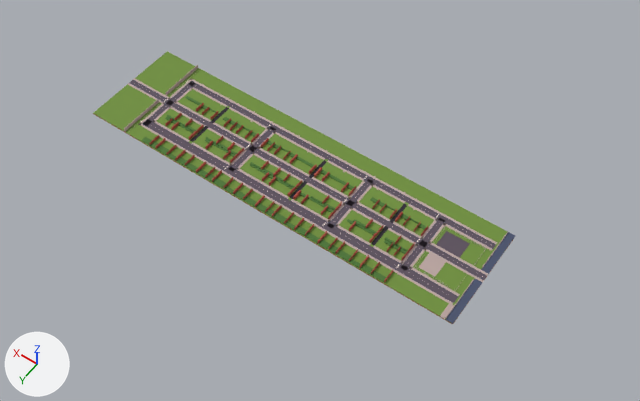
Before and after pictures for a commit that changed the glTF model public/assets/layouts/D-CORRIDOR.base.glb.
Camera for both pictures: a 50 mm camera at (-278.0, 352.0, 536.0) aimed at (-29.0, 3.0, -13.0). The lights are fixed; the arrows at lower left show +X, +Y and +Z. The picture after the commit comes second. Where no turn or scale is listed for an object, it has been applied to the vertices. Vertices at exactly the same position are counted once.

Objects in the first picture: 'pal_asphalt', 'pal_brick', 'pal_denim', 'pal_foliageDark', 'pal_grass', 'pal_sidewalk', 'pal_uiDark', 'pal_woodWarm' and 2 more.
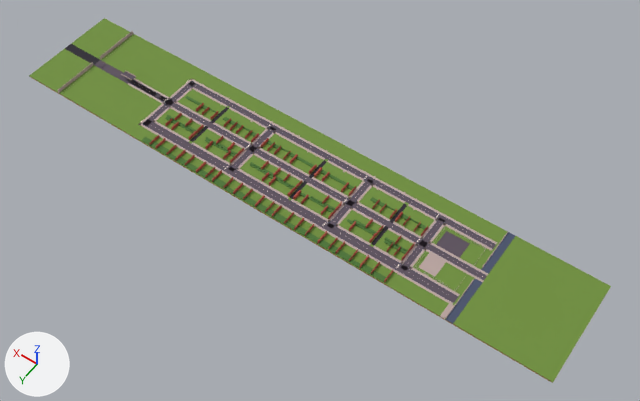
Where the newer file only moved an object's origin or applied its transform, the numbers keep the older frame.

The edits, one by one:
me_cube_009 is used by ob_pal_asphalt; location (0.0, 0.5, 0.0); scale (172.0, 172.0, 172.0).
me_cube_009 had 180 vertices, 344 faces and spanned x -1.0..1.0, y -0.18..0.18, z 0.0.
me_cube_009 now has 900 vertices, 1664 faces and spans x -1.0..1.0, y -0.16..0.16, z -0.01..0.01.
me_cube_009 part 1: the loose piece of 24 vertices spanning x -1.0..1.0, y -0.02..0.01, z 0.0 is scaled about its middle by (0.896, 0.895, 0.93), then moved by (-0.1, 0.0, -0.01).
me_cube_009 part 2: the loose piece of 24 vertices spanning x 0.22..0.25, y -0.17..0.16, z 0.0 is copied, and the copy is scaled about its middle by (2.14, 0.0725, 5.66), then moved by (0.57, 0.0, 0.01); it spans x 0.77..0.83, y -0.01..0.01, z 0.01.
me_cube_009 part 3: the loose piece of 24 vertices spanning x 0.22..0.25, y -0.17..0.16, z 0.0 is copied, and the copy is scaled about its middle by (15.1, 0.128, 0.693), then moved by (0.55, 0.0, -0.01); it spans x 0.56..1.0, y -0.02..0.02, z -0.01.
Other edits to the shape of me_cube_009 do not show in these pictures.
me_cube_002 is used by ob_pal_grass; location (0.0, 0.0, -0.1).
me_cube_002 had 24 vertices, 44 faces and spanned x -172.0..172.0, y -46.0..46.0, z 0.0.
me_cube_002 now has 24 vertices, 44 faces and spans x -248.0..248.0, y -46.0..46.0, z 0.0.
me_cube_002 part 4: the whole mesh is scaled about its middle by (1.44, 1, 1.02).
me_cube_010 is used by ob_pal_sidewalk; location (0.0, 0.0, 1.7).
me_cube_010 had 4584 vertices, 8628 faces and spanned x -172.0..172.0, y -46.0..46.0, z -2.0..2.0.
me_cube_010 now has 4632 vertices, 8716 faces and spans x -172.0..213.0, y -46.0..46.0, z -2.0..5.0.
me_cube_010 part 5: 2400 vertices moved from x 136.0..137.0, y -46.0..46.0, z -2.0..2.0 to x 212.0..213.0, y -46.0..46.0, z -2.0..2.0.
Other edits to the shape of me_cube_010 do not show in these pictures.
me_cube_409 is used by ob_pal_uidark; location (40.2, -0.5, 0.0).
me_cube_409 had 168 vertices, 308 faces and spanned x -132.0..132.0, y -23.0..23.0, z 0.0.
me_cube_409 now has 168 vertices, 308 faces and spans x -132.0..208.0, y -23.0..23.0, z 0.0.
me_cube_409 part 6: the loose piece of 24 vertices spanning x 96.0..132.0, y -3.0..4.0, z 0.0 is moved by (76.0, 0.0, 0.0).
me_cube_001 is used by ob_pal_woodwarm; location (0.0, 0.0, -0.6).
me_cube_001 had 24 vertices, 44 faces and spanned x -172.0..172.0, y -46.0..46.0, z 0.0.
me_cube_001 now has 24 vertices, 44 faces and spans x -248.0..248.0, y -46.0..46.0, z 0.0.
me_cube_001 part 7: the whole mesh is scaled about its middle by (1.44, 1, 1).
Object 'pal_asphalt' (ob_pal_asphalt) moves from (0.0, 0.5, 0.0) to (20.0, 0.5, 2.8).
Object 'pal_asphalt' (ob_pal_asphalt) is rescaled from (172.0, 172.0, 172.0) to (192.0, 192.0, 192.0).

Where the change shows, as pixel boxes (x1, y1, x2, y2) in the pictures (640 x 401 px; the box of a moved part takes in the faces that stretch with it):
'pal_grass', rescaled (38% wider, 34% taller): before (93, 52, 515, 323); after (29, 18, 611, 382)
'pal_asphalt', reshaped, moved, rescaled (10% wider, 9% taller): before (130, 80, 496, 303); after (95, 60, 496, 303)
'pal_sidewalk', reshaped (17% wider, 13% taller): before (124, 65, 508, 319); after (58, 31, 508, 319)
'pal_uiDark', reshaped: before (190, 107, 407, 245); after (65, 44, 407, 245)
'pal_woodWarm', rescaled: before (94, 114, 513, 324); after (29, 76, 609, 383)
part 1 of me_cube_009, moved or reshaped: (130, 80, 487, 280) in both
part 2 of me_cube_009, added: after (123, 71, 136, 80)
part 3 of me_cube_009, added: after (95, 60, 172, 104)
part 5 of me_cube_010, moved or reshaped: before (124, 65, 198, 132); after (58, 31, 133, 93)
part 6 of me_cube_409, moved or reshaped (not visible before): after (65, 44, 100, 65)
